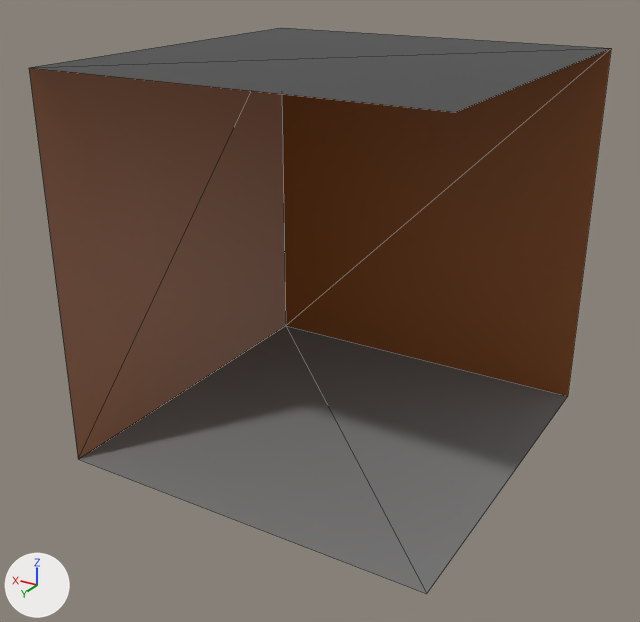
One commit to the glTF model ressources/models/wall_9.glb: the scene before it, then after it.
Rendered twice from a 50 mm camera at (-3.2, 5.64, 3.83) aimed at (0.05, 0.22, 1.12). The lights are fixed; the arrows at lower left show +X, +Y and +Z. Mesh edges are drawn as thin lines. Vertices at the same position are counted once.
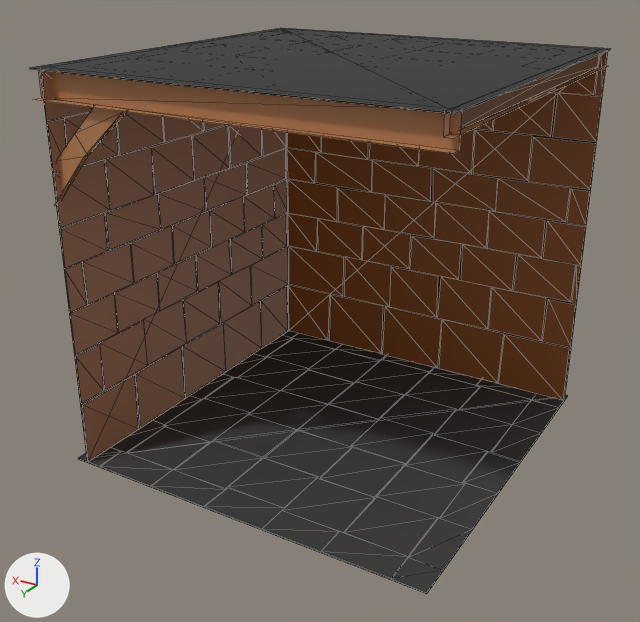
Commit message: Wall models

What the commit changed:
me_cube is used by ob_cube; location (0.0, 0.0, 0.0).
me_cube had 8 vertices, 8 faces and spanned x -1.5..1.5, y -1.5..1.5, z 0.0..3.0.
me_cube now has 793 vertices, 418 faces and spans x -1.5..1.5, y -1.5..1.5, z 0.0..3.0.
me_cube part 1: 785 vertices added at x -1.5..1.5, y -1.5..1.5, z 0.0..3.0.

What differs and where, as boxes [x1, y1, x2, y2] in the pictures (640 x 622 px):
'Cube', reshaped: before [29, 28, 611, 594]; after [30, 28, 611, 594]
part 1 of me_cube, added: after [32, 50, 609, 593]
